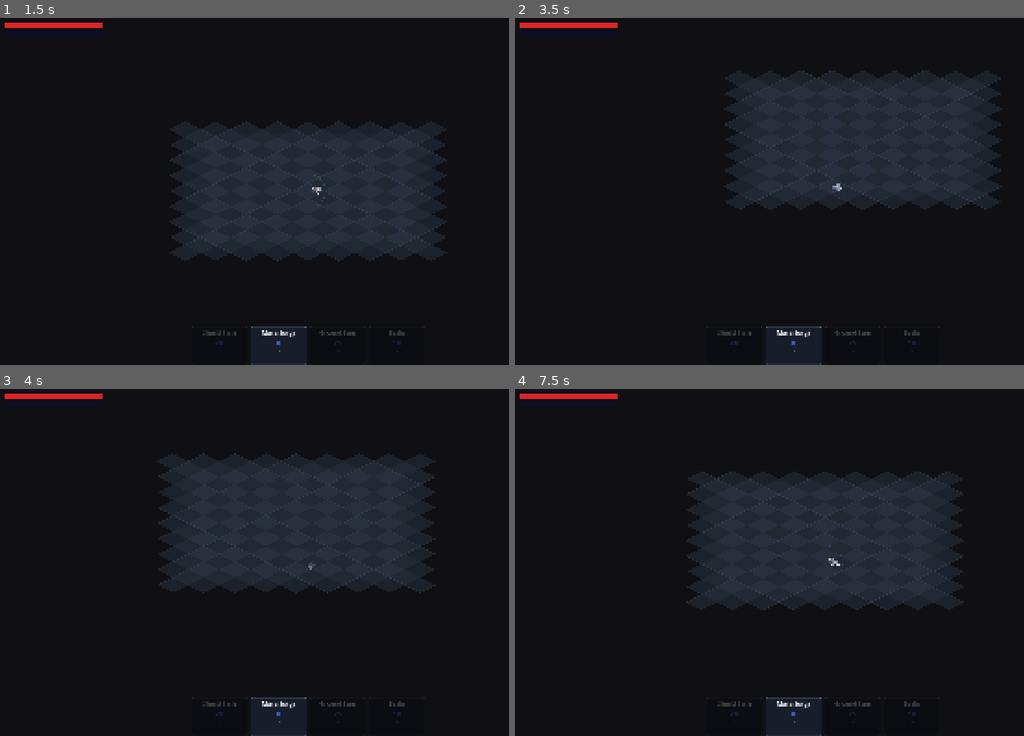
Above: before the commit, frames 1-4 (two rows, left to right).
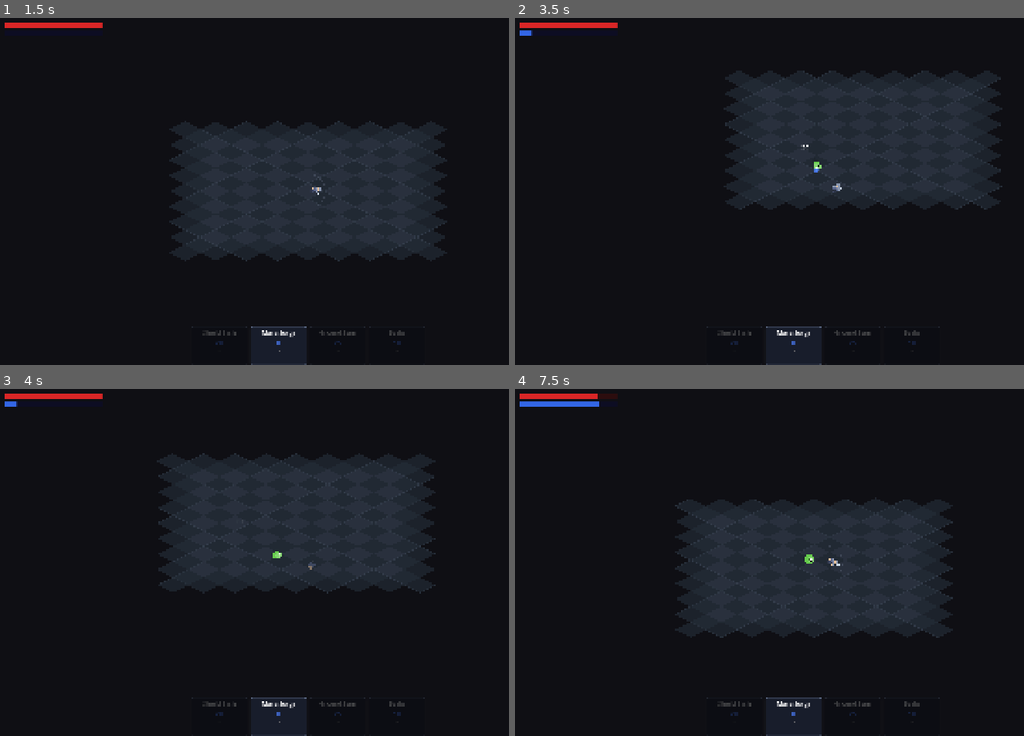
Above: after the commit, the same moments.

Repository: shaded0/cardgame
Game: Godot game, scene res://scenes/ui/class_select.tscn
Same seed, same stepped clock (60 frames per second), same inputs: the game is played once before the commit and once after it.
Inputs (mouse positions are in pixels of both pictures, inside the frame that each line leads up to):
- Up to frame 1 (1.5 s): click "Soldier" at 0.5 s; tap Enter at 1.25 s; move the mouse to (442, 174) at 1.27 s; press the mouse at (442, 174) at 1.28 s; hold D (move_right) from 1.28 s (still down)
- Up to frame 2 (3.5 s): move the mouse to (698, 208) at 2.02 s; release D (move_right) at 2.03 s; release the mouse at (698, 208) at 2.03 s; hold S (move_down) 2.03-2.78 s; tap Space (dodge) at 2.1 s; move the mouse to (886, 115) at 2.77 s; press the mouse at (886, 115) at 2.78 s; hold D (move_right) from 2.78 s (still down)
- Up to frame 3 (4 s): move the mouse to (274, 631) at 3.52 s; release D (move_right) at 3.53 s; release the mouse at (274, 631) at 3.53 s; hold W (move_up) from 3.53 s (still down); tap Space (dodge) at 3.6 s
- Up to frame 4 (7.5 s): move the mouse to (1008, 614) at 4.27 s; release W (move_up) at 4.28 s; press the mouse at (1008, 614) at 4.28 s; hold A (move_left) 4.28-5.78 s; move the mouse to (637, 510) at 5.02 s; release the mouse at (637, 510) at 5.03 s; tap Space (dodge) at 5.1, 6.6 s; move the mouse to (856, 562) at 5.77 s; press the mouse at (856, 562) at 5.78 s; hold S (move_down) 5.78-6.53 s; move the mouse to (728, 475) at 6.52 s; release the mouse at (728, 475) at 6.53 s; hold D (move_right) 6.53-7.28 s; move the mouse to (957, 545) at 7.27 s; press the mouse at (957, 545) at 7.28 s; hold W (move_up) from 7.28 s (still down)

Frame 1 is identical in both runs. In frame 2, less than 0.1% of the frame differs, in the area x 0-61%, y 3-45%; in frame 3, less than 0.1%; in frame 4, 6.1%, in the area x 0-89%, y 1-72%.
Error before the commit: Invalid assignment of property or key 'texture' with value of type 'ImageTexture' on a base object of type 'null instance'. (res://scripts/enemies/base_enemy.g…

Commit message:
Add animated sprites and fix enemy AnimatedSprite2D reference
Co-Authored-By: Claude Opus 4.6 (1M context) <noreply@anthropic.com>

Diff:
--- a/scripts/enemies/base_enemy.gd
+++ b/scripts/enemies/base_enemy.gd
@@ -13,7 +13,7 @@
 var can_attack: bool = true
 var player: CharacterBody2D = null
 
-@onready var sprite: Sprite2D = $Sprite2D
+@onready var anim_sprite: AnimatedSprite2D = $AnimatedSprite
 @onready var hitbox: Area2D = $Hitbox
 @onready var hurtbox: Area2D = $Hurtbox
 @onready var health_component: HealthComponent = $HealthComponent
@@ -23,9 +23,10 @@
 	add_to_group("enemies")
 	hitbox_shape.disabled = true
 
-	# Enemy sprite
-	sprite.texture = PlaceholderSprites.create_enemy_texture(48, Color(0.4, 0.8, 0.3, 1.0), "slime")
-	sprite.offset = Vector2(0, -18)
+	# Animated slime sprite
+	anim_sprite.sprite_frames = SpriteAnimator.create_slime_frames(Color(0.4, 0.8, 0.3, 1.0))
+	anim_sprite.offset = Vector2(0, -18)
+	anim_sprite.play(&"idle")
 
 	if enemy_data:
 		move_speed = enemy_data.move_speed
@@ -57,9 +58,11 @@
 
 	match current_state:
 		State.IDLE:
+			_play_anim(&"idle")
 			if distance <= chase_range:
 				current_state = State.CHASE
 		State.CHASE:
+			_play_anim(&"run")
 			_chase_player(delta)
 			if distance <= attack_range and can_attack:
 				current_state = State.ATTACK
@@ -68,16 +71,21 @@
 				current_state = State.IDLE
 				velocity = Vector2.ZERO
 		State.ATTACK:
-			pass  # Handled by timer
+			pass
 		State.HURT:
-			pass  # Handled by timer
+			pass
+
+func _play_anim(anim_name: StringName) -> void:
+	if anim_sprite.animation != anim_name:
+		if anim_sprite.sprite_frames.has_animation(anim_name):
+			anim_sprite.play(anim_name)
 
 func _chase_player(_delta: float) -> void:
 	var direction: Vector2 = (player.global_position - global_position).normalized()
 	velocity = direction * move_speed
 
-	# Rotate sprite to face player (arrow points up, offset by 90 deg)
-	sprite.rotation = direction.angle() + PI / 2.0
+	# Rotate sprite to face player
+	anim_sprite.rotation = direction.angle() + PI / 2.0
 
 	move_and_slide()
 
@@ -85,31 +93,27 @@
 	can_attack = false
 	hitbox_shape.disabled = false
 	hitbox.position = (player.global_position - global_position).normalized() * 36.0
+	_play_anim(&"attack")
 
-	# Attack duration
 	var timer: SceneTreeTimer = get_tree().create_timer(0.3)
-	timer.timeout.connect(func():
+	timer.timeout.connect(func() -> void:
 		hitbox_shape.disabled = true
 		hitbox.position = Vector2.ZERO
 		current_state = State.CHASE
 
-		# Cooldown
 		var cd: SceneTreeTimer = get_tree().create_timer(attack_cooldown)
-		cd.timeout.connect(func(): can_attack = true)
+		cd.timeout.connect(func() -> void: can_attack = true)
 	)
 
 func _on_received_hit(incoming_hitbox: Hitbox) -> void:
 	health_component.take_damage(incoming_hitbox.damage)
 
-	# Damage number
 	DamageNumber.spawn(get_parent(), global_position, incoming_hitbox.damage, Color(1.0, 1.0, 1.0))
 
-	# Hit flash
 	modulate = Color(3, 3, 3, 1)
 	var flash_timer: SceneTreeTimer = get_tree().create_timer(0.08)
 	flash_timer.timeout.connect(func() -> void: modulate = Color(1, 1, 1, 1))
 
-	# Knockback
 	var knockback_dir: Vector2 = (global_position - incoming_hitbox.global_position).normalized()
 	velocity = knockback_dir * 360.0
 
@@ -122,7 +126,6 @@
 
 func _on_died() -> void:
 	current_state = State.DEAD
-	# Death animation: fade out and remove
 	var tween: Tween = create_tween()
 	tween.tween_property(self, "modulate:a", 0.0, 0.3)
 	tween.tween_callback(queue_free)
Not shown, added: scripts/managers/sprite_animator.gd.uid
